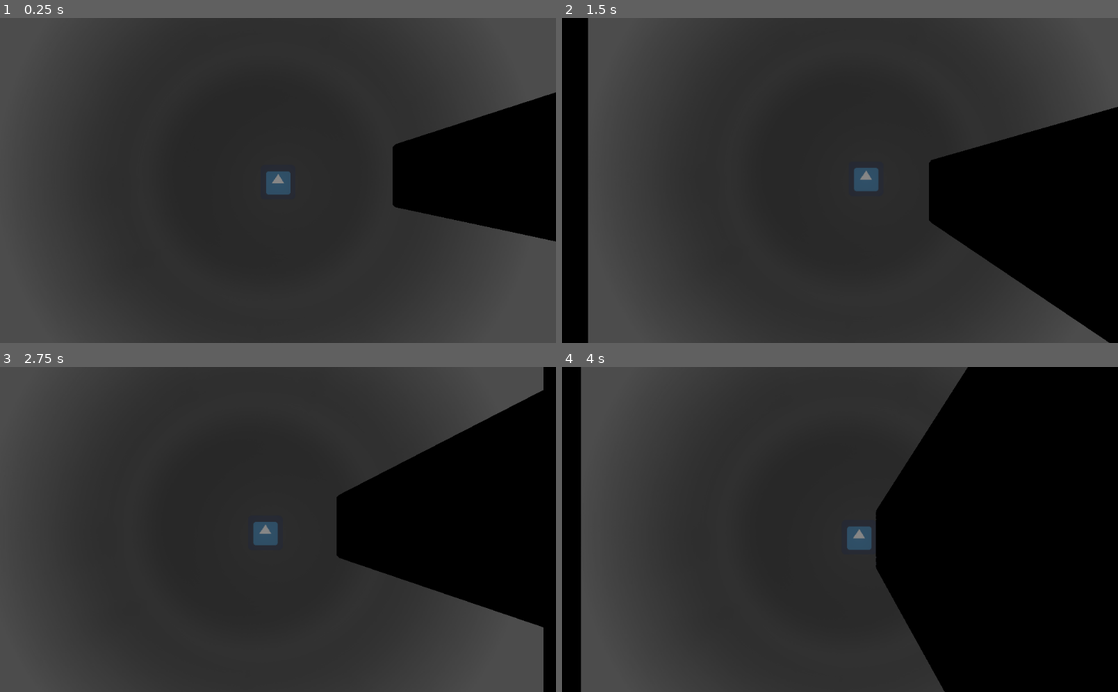
Above: before the commit, frames 1-4 (two rows, left to right).
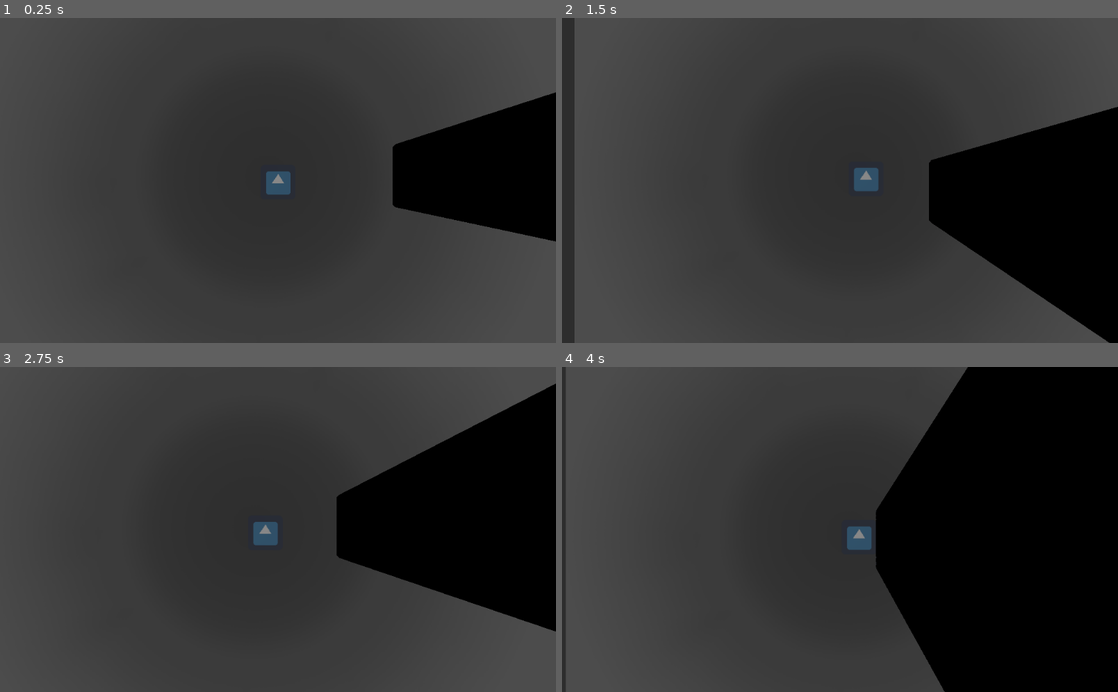
Above: after the commit, the same moments.

Repository: carlosecb/meeting_jam
Game: Godot game, scene res://Node2D.tscn
Same seed, same stepped clock (60 frames per second), same inputs: the game is played once before the commit and once after it. The engine's default icon, where the game draws it, is replaced by a stand-in: a white triangle on a blue panel in a dark square.
Inputs:
- Up to frame 1 (0.25 s): no input
- Up to frame 2 (1.5 s): hold D (right) from 0.53 s (still down); tap Space (jump) at 0.77 s
- Up to frame 3 (2.75 s): tap Space (jump) at 1.52 s; release D (right) at 2.03 s; hold A (left) from 2.03 s (still down)
- Up to frame 4 (4 s): release A (left) at 2.78 s; hold D (right) from 2.78 s (still down); tap Space (jump) at 3.02, 3.77 s

The runs differ from the first frame. In frame 2, 4.8% of the frame differs, in the area x 0-5%, y 0-100%; in frame 3, 0.6%; in frame 4, 3.4%.

Commit message:
Created new light animation
Frienship ended with gradient_circle.shader, now Light.gb is my best friend!

Diff:
--- /dev/null
+++ b/src/Light.gd
@@ -0,0 +1,23 @@
+extends Light2D
+
+# Declare member variables here. Examples:
+# var a = 2
+# var b = "text"
+
+var time = 0.0
+
+# Called when the node enters the scene tree for the first time.
+func _ready():
+	pass # Replace with function body.
+
+# Called every frame. 'delta' is the elapsed time since the previous frame.
+#func _process(delta):
+#	pass
+
+func radium(x):
+	var noise = sin(5.0*x)*cos(3.0*x);
+	return noise;
+
+func _process(delta):
+	time += delta
+	self.set_scale(Vector2(1.05,1.05) + 0.05*Vector2(1,1)*radium(0.4*time))
--- a/src/Player.tscn
+++ b/src/Player.tscn
@@ -1,16 +1,17 @@
-[gd_scene load_steps=9 format=2]
+[gd_scene load_steps=10 format=2]
 
 [ext_resource path="res://Player.gd" type="Script" id=1]
 [ext_resource path="res://icon.png" type="Texture" id=2]
 [ext_resource path="res://light.png" type="Texture" id=3]
-[ext_resource path="res://gradient_circle.shader" type="Shader" id=4]
-[ext_resource path="res://background.png" type="Texture" id=5]
+[ext_resource path="res://Light.gd" type="Script" id=4]
+[ext_resource path="res://gradient_circle.shader" type="Shader" id=5]
+[ext_resource path="res://background.png" type="Texture" id=6]
 
 [sub_resource type="RectangleShape2D" id=1]
 extents = Vector2( 31.1661, 31.2844 )
 
 [sub_resource type="ShaderMaterial" id=2]
-shader = ExtResource( 4 )
+shader = ExtResource( 5 )
 
 [sub_resource type="CircleShape2D" id=3]
 radius = 159.575
@@ -33,11 +34,13 @@
 mode = 3
 shadow_enabled = true
 shadow_color = Color( 0, 0, 0, 1 )
+script = ExtResource( 4 )
 
 [node name="gradint_circle_shader" type="Sprite" parent="Light"]
+visible = false
 material = SubResource( 2 )
 scale = Vector2( 20, 20 )
-texture = ExtResource( 5 )
+texture = ExtResource( 6 )
 
 [node name="LightRange" type="Area2D" parent="."]
 
